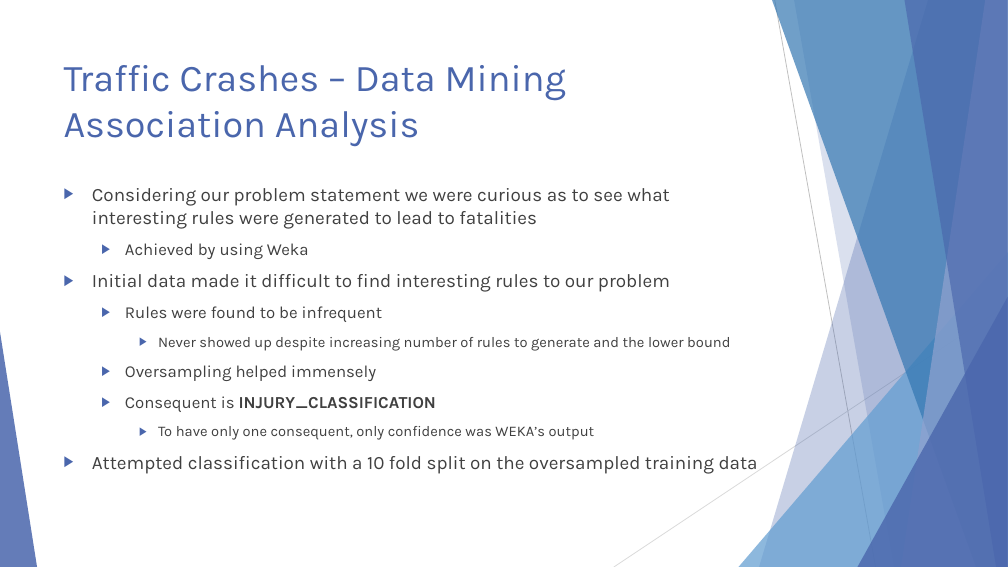
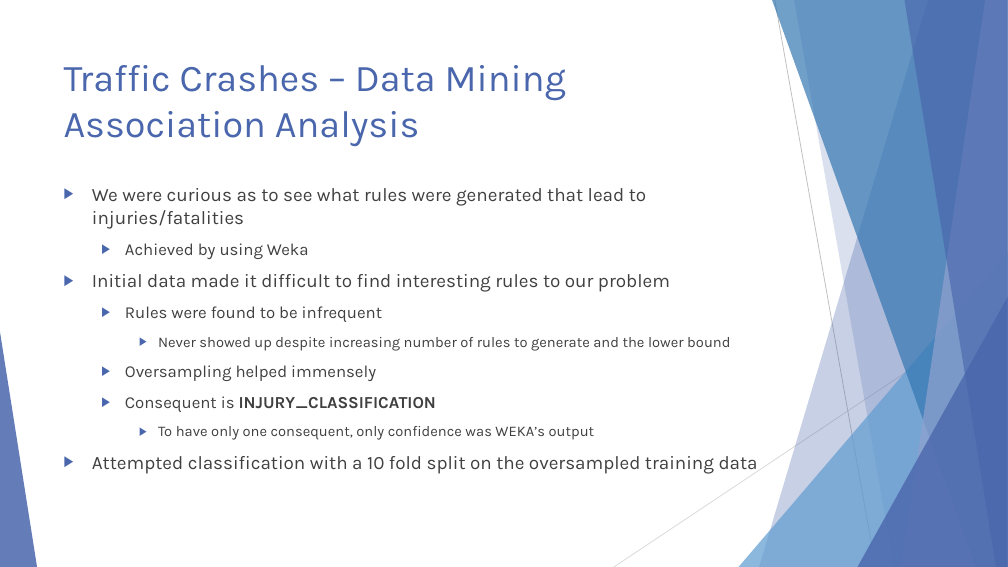
Before and after one commit to ndarwich/Crash-Analysis, a slide deck: slide 29 of Slides/An Investigation.pptx (slide 31 before the commit). Drawn at 1008x567 pixels with LibreOffice and Linux fonts; fonts in the diff are those of the drawing. Boxes give left, top, right and bottom in pixels: in the first picture for what was removed or moved away, otherwise in the second. Text is boxed around its words. In the diff, an @@ line names an element or a change of style, - is before the commit and + after.

```diff
--- a/Slides/An Investigation.pptx
+++ b/Slides/An Investigation.pptx
@@ text at box(92, 188, 646, 229): text changed @@
-▶ Considering our problem statement we were curious as to see what interesting rules were generated to lead to fatalities
+▶ We were curious as to see what rules were generated that lead to injuries/fatalities
```
Also in this commit, not shown: 2 other slides changed, 2 slides removed.
